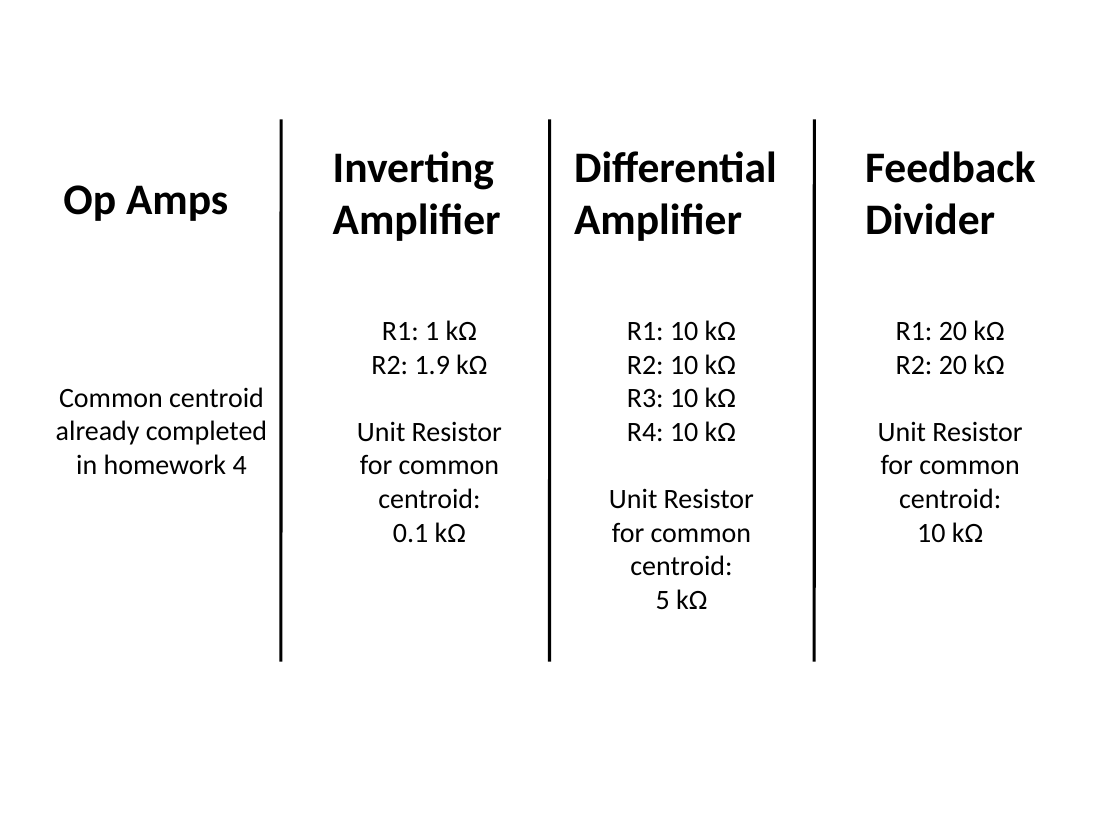
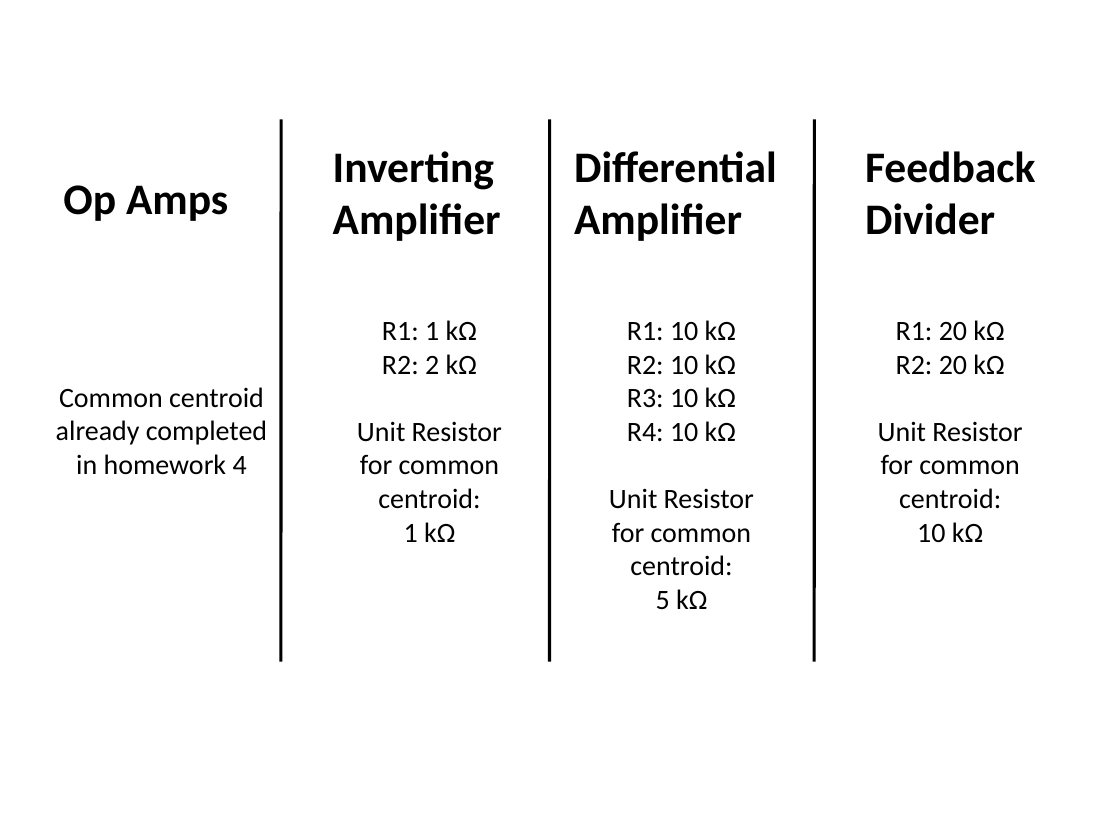
Before and after one commit to ominux/ece532, a slide deck: slide 8 of project/latex/media/media.pptx (slide 7 before the commit). Drawn at 1120x840 pixels with LibreOffice and Linux fonts; fonts in the diff are those of the drawing; background and template pictures are left out. Boxes give left, top, right and bottom in pixels: in the first picture for what was removed or moved away, otherwise in the second. Text is boxed around its words. In the diff, an @@ line names an element or a change of style, - is before the commit and + after.

```diff
--- a/project/latex/media/media.pptx
+++ b/project/latex/media/media.pptx
@@ text at <box>382,354,477,374</box>: text changed @@
-R2: 1.9 kΩ
+R2: 2 kΩ
@@ text at <box>404,522,455,542</box>: text changed @@
-0.1 kΩ
+1 kΩ
```
Also in this commit, not shown: 2 other slides changed, 3 slides added, 21 other files.
